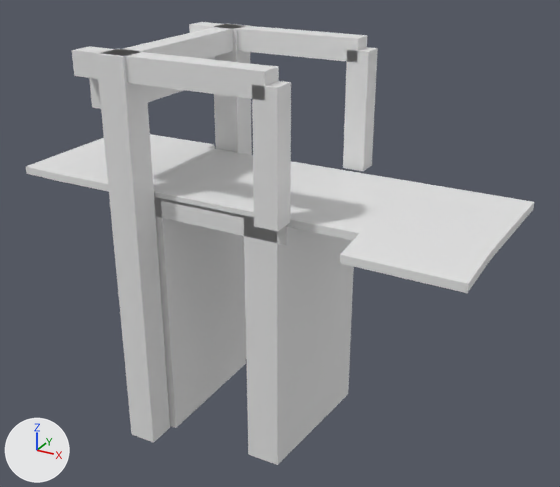
One commit to the glTF model models/tjerkwerd/tjerkwerd-eemswouderbrug/tjerkwerd-eemswouderbrug.glb: the scene before it, then after it.
Camera for both pictures: a 50 mm camera at (15.3, -24.8, 10.7) aimed at (1.6, 0.1, -1.8). Arrows for +X, +Y and +Z are at lower left; the lights stay in place. The first picture is the older version.

Objects in the first picture: 'building:balans', 'building:balans 2', 'building:contragewicht', 'building:hamei', 'building:hamei 2', 'building:hangstang', 'building:hangstang 2', 'building:portaal', 'road:dek', 'road:landhoofd (aangenomen)', 'road:landhoofd (aangenomen) 2', 'road:rijbaan lokale weg'.
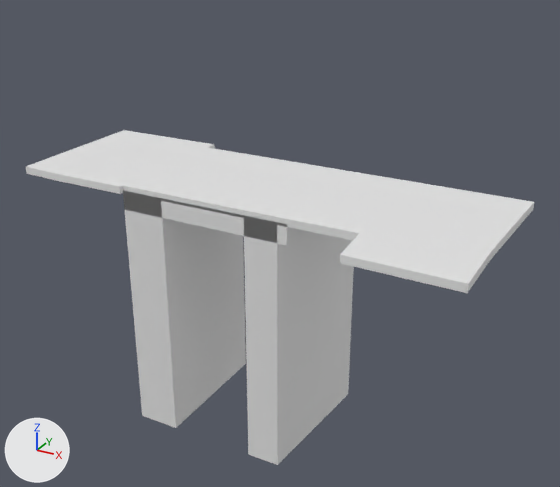
Where the change shows, as pixel boxes (x1, y1, x2, y2) in the pictures (560 x 487 px):
'building:hamei 2', deleted: before (96, 49, 170, 443)
'building:balans 2', deleted: before (72, 46, 279, 100)
'building:hangstang 2', deleted: before (252, 81, 291, 231)
'building:balans', deleted: before (189, 22, 367, 62)
'building:hangstang', deleted: before (343, 47, 378, 171)
'building:hamei', deleted: before (212, 23, 252, 351)
'building:portaal', deleted: before (112, 25, 238, 59)
'building:contragewicht', deleted (mostly hidden): before (89, 56, 215, 109)

Patch to the scene script:
```diff
--- a/models/tjerkwerd/tjerkwerd-eemswouderbrug/tjerkwerd-eemswouderbrug.glb.py
+++ b/models/tjerkwerd/tjerkwerd-eemswouderbrug/tjerkwerd-eemswouderbrug.glb.py
@@ ob_building_hamei @@
-ob_building_hamei = bpy.data.objects.new('building:hamei', me_hamei)
-ob_building_hamei.location = (0.0, 0.0, 0.0)
@@ ob_building_hamei_2 @@
-ob_building_hamei_2 = bpy.data.objects.new('building:hamei 2', me_hamei_2)
-ob_building_hamei_2.location = (0.0, 0.0, 0.0)
@@ ob_building_portaal @@
-ob_building_portaal = bpy.data.objects.new('building:portaal', me_portaal)
-ob_building_portaal.location = (0.0, 0.0, 0.0)
@@ ob_building_balans @@
-ob_building_balans = bpy.data.objects.new('building:balans', me_balans)
-ob_building_balans.location = (0.0, 0.0, 0.0)
@@ ob_building_hangstang @@
-ob_building_hangstang = bpy.data.objects.new('building:hangstang', me_hangstang)
-ob_building_hangstang.location = (0.0, 0.0, 0.0)
@@ ob_building_balans_2 @@
-ob_building_balans_2 = bpy.data.objects.new('building:balans 2', me_balans_2)
-ob_building_balans_2.location = (0.0, 0.0, 0.0)
@@ ob_building_hangstang_2 @@
-ob_building_hangstang_2 = bpy.data.objects.new('building:hangstang 2', me_hangstang_2)
-ob_building_hangstang_2.location = (0.0, 0.0, 0.0)
@@ ob_building_contragewicht @@
-ob_building_contragewicht = bpy.data.objects.new('building:contragewicht', me_contragewicht)
-ob_building_contragewicht.location = (0.0, 0.0, 0.0)
```
